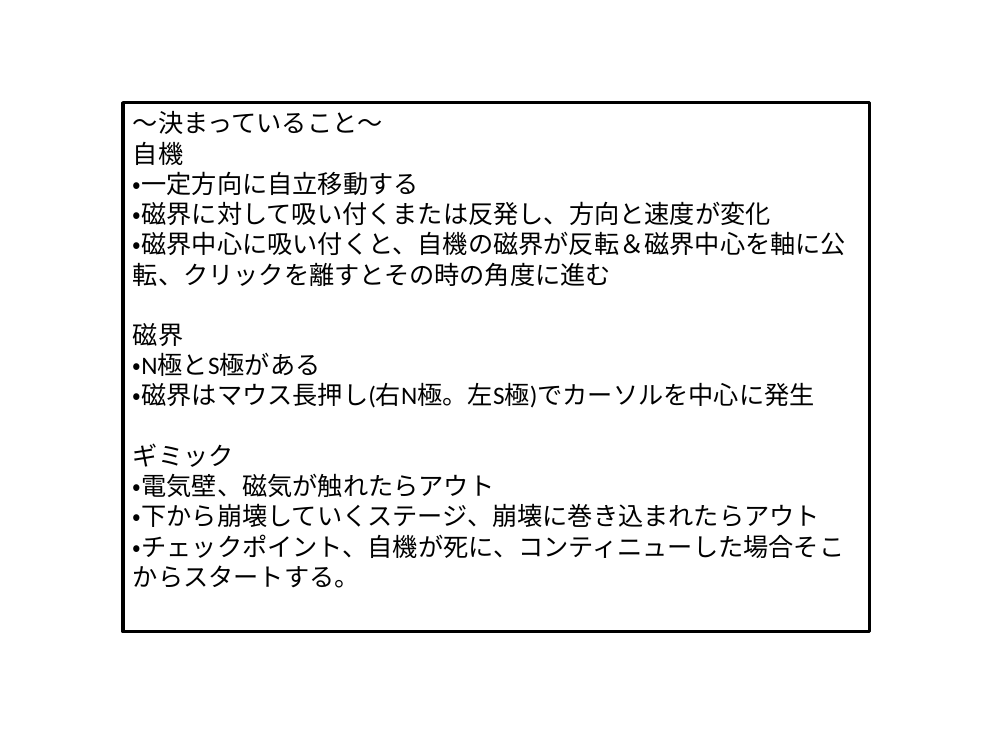
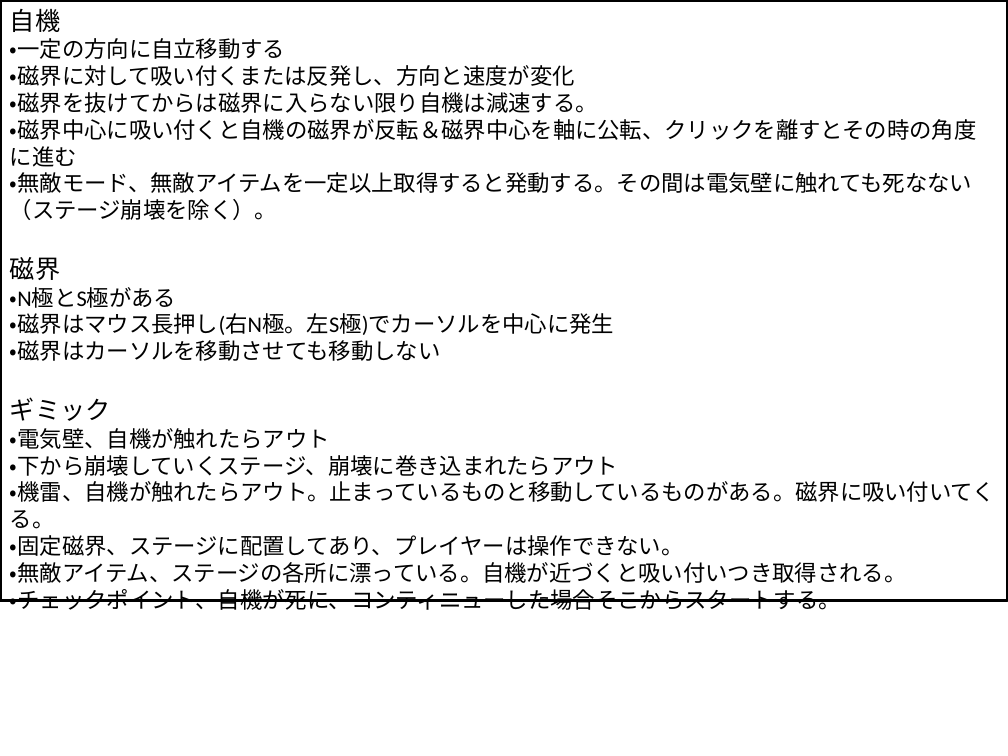
Before and after one commit to xtatrax/oldPrj-SchoolTask_BomberProject-public, a slide deck: slide 29 of Document/GamePlanning.pptx (slide 28 before the commit). Drawn at 1008x756 pixels with LibreOffice and Linux fonts; fonts in the diff are those of the drawing. Boxes give left, top, right and bottom in pixels: in the first picture for what was removed or moved away, otherwise in the second. Text is boxed around its words. In the diff, an @@ line names an element or a change of style, - is before the commit and + after.

```diff
--- a/Document/GamePlanning.pptx
+++ b/Document/GamePlanning.pptx
@@ rectangle "自機": place and size @@
-rectangle "自機" at <box>123,103,870,632</box>
+rectangle "自機" at <box>0,0,1008,601</box>
@@ text in rectangle at <box>10,38,285,59</box>: text changed; size 18 to 16 pt @@
-・一定方向に自立移動する
+・一定の方向に自立移動する
@@ text in rectangle at <box>10,65,841,610</box>: size 18 to 16 pt in "・磁界に対して吸い付くまたは反発し、方向と速度が変化", "・N極とS極がある", "・磁界はマウス長押し(右N極。左S極)でカーソルを中心に発生", "・下から崩壊していくステージ、崩壊に巻き込まれたらアウト" and 1 more places @@
@@ text in rectangle at <box>10,92,977,220</box>: text changed; size 18 to 16 pt @@
-・磁界中心に吸い付くと、自機の磁界が反転＆磁界中心を軸に公転、クリックを離すとその時の角度に進む
+・磁界を抜けてからは磁界に入らない限り自機は減速する。
+・磁界中心に吸い付くと自機の磁界が反転＆磁界中心を軸に公転、クリックを離すとその時の角度に進む
+・無敵モード、無敵アイテムを一定以上取得すると発動する。その間は電気壁に触れても死なない
+（ステージ崩壊を除く）。
@@ text in rectangle at <box>133,111,383,134</box>: paragraph removed @@
-～決まっていること～
@@ text in rectangle at <box>10,340,441,361</box>: paragraph added @@
+・磁界はカーソルを移動させても移動しない
@@ text in rectangle at <box>10,428,330,449</box>: text changed; size 18 to 16 pt @@
-・電気壁、磁気が触れたらアウト
+・電気壁、自機が触れたらアウト
@@ text in rectangle at <box>10,481,995,583</box>: paragraphs added @@
+・機雷、自機が触れたらアウト。止まっているものと移動しているものがある。磁界に吸い付いてくる。
+・固定磁界、ステージに配置してあり、プレイヤーは操作できない。
+・無敵アイテム、ステージの各所に漂っている。自機が近づくと吸い付いつき取得される。
```
Also in this commit, not shown: 1 other slide changed, 2 slides added, 1 other file.
